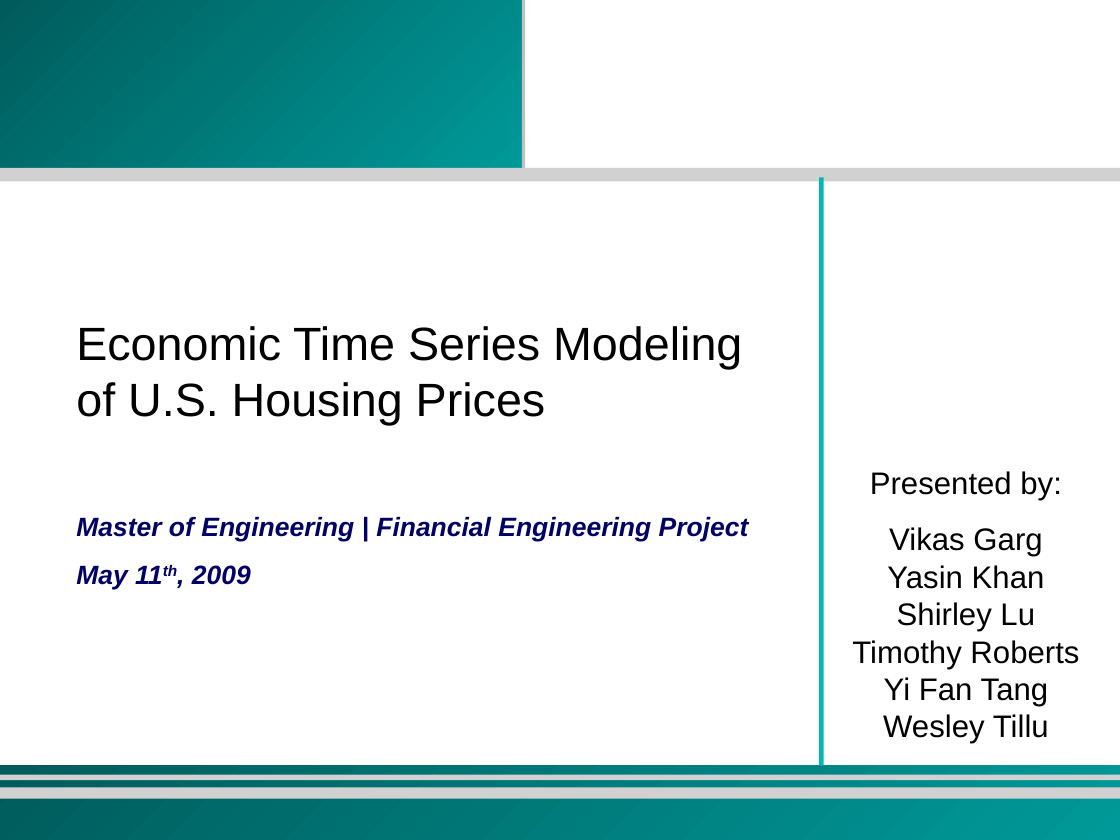
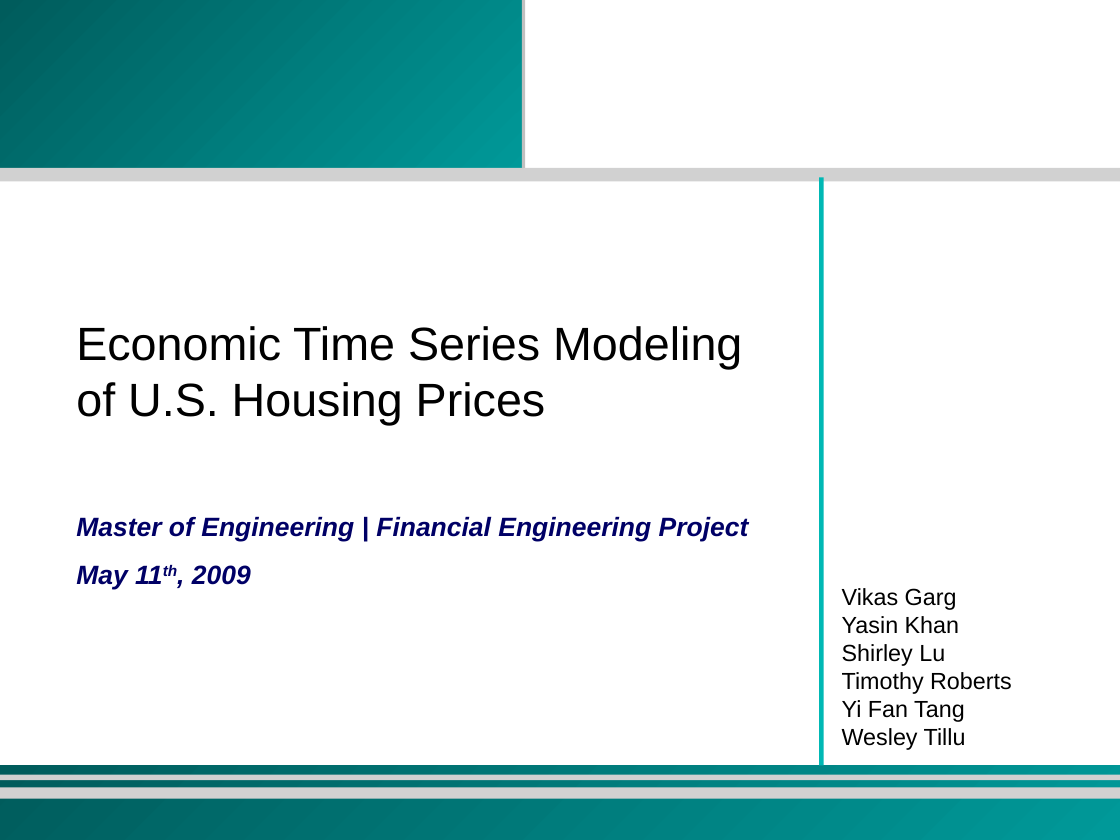
Before and after one commit to zhouzhenghui/svnrepository, a slide deck: slide 1 of SVNRepository/Presentation/M.Eng Final Presentation-take2.ppt. Drawn at 1120x840 pixels with LibreOffice and Linux fonts; fonts in the diff are those of the drawing; background and template pictures are left out. Boxes give left, top, right and bottom in pixels: in the first picture for what was removed or moved away, otherwise in the second. Text is boxed around its words. In the diff, an @@ line names an element or a change of style, - is before the commit and + after.

```diff
--- a/SVNRepository/Presentation/M.Eng Final Presentation-take2.ppt
+++ b/SVNRepository/Presentation/M.Eng Final Presentation-take2.ppt
@@ text at [870, 471, 1061, 500]: paragraph removed @@
-Presented by:
@@ text "Vikas Garg Yasin Khan Shirley ...": place and size @@
-text "Vikas Garg Yasin Khan Shirley ..." at [852, 471, 1079, 744]
+text "Vikas Garg Yasin Khan Shirley ..." at [842, 588, 1012, 750]
@@ text "Vikas Garg Yasin Khan Shirley ..." at [842, 588, 1012, 750]: size 20 to 15 pt; alignment centre to left; less space between paragraphs @@
```
Also in this commit, not shown: 9 other slides changed, 3 slides added, 1 slide removed.
